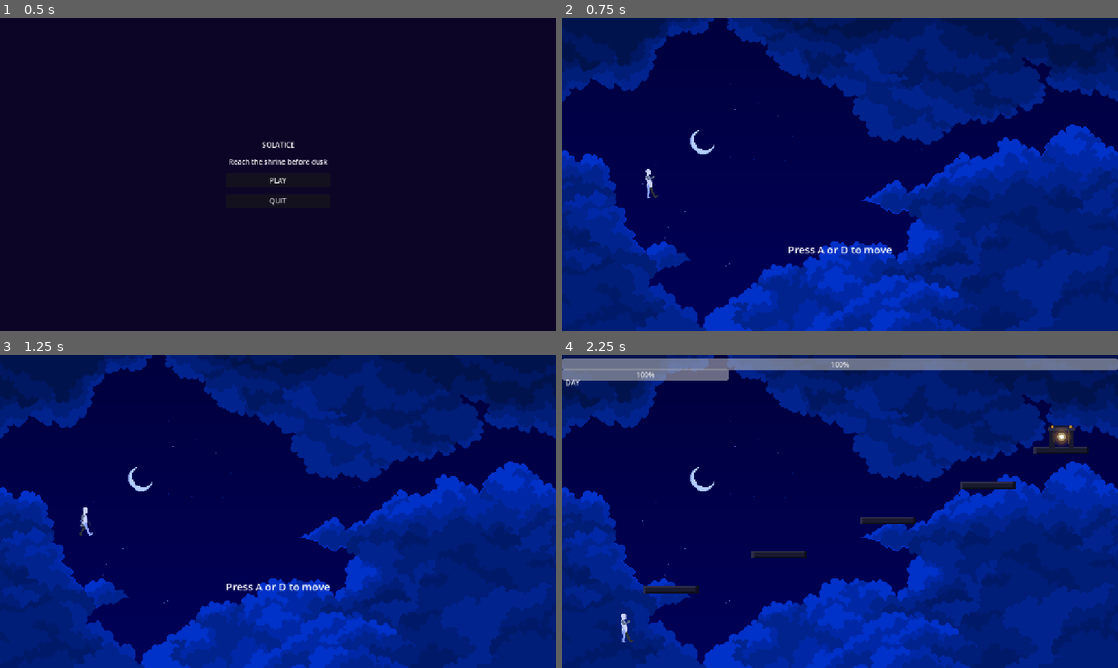
Above: before the commit, frames 1-4 (two rows, left to right).
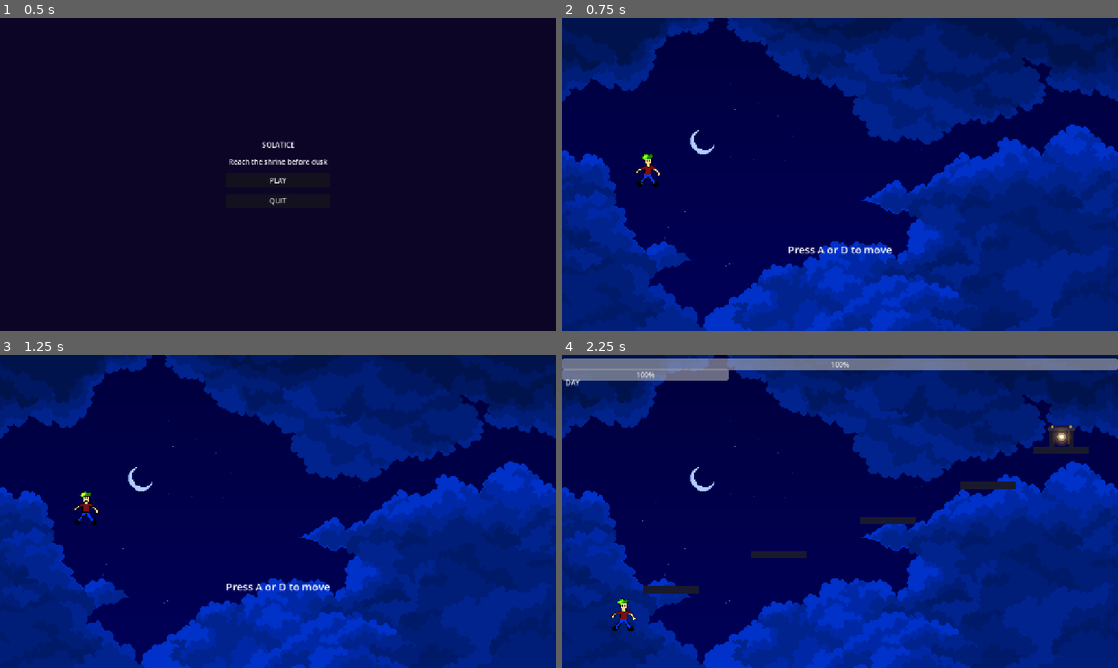
Above: after the commit, the same moments.

Repository: jchildree/Solatice-Gam-Jam-26
Game: Godot game, scene res://scenes/main_menu.tscn
Same seed, same stepped clock (60 frames per second), same inputs: the game is played once before the commit and once after it.
Inputs:
- Up to frame 1 (0.5 s): no input
- Up to frame 2 (0.75 s): click "PLAY" at 0.5 s
- Up to frame 3 (1.25 s): no input
- Up to frame 4 (2.25 s): tap A (move_left) at 1.25 s; hold Space (jump) 1.28-2.03 s; hold D (move_right) from 1.28 s (still down); tap Ctrl (dash) at 1.35 s; tap E (toggle) at 2 s; tap Space (jump) at 2.1 s

Frame 1 is identical in both runs. In frame 2, 0.3% of the frame differs, in the area x 13-18%, y 43-58%; in frame 3, 0.3%; in frame 4, 0.5%, in the area x 8-95%, y 29-92%.

Commit message:
fix: use custom character.png; generate platform textures at runtime
Player now shows character.png for all animation states instead of
craftpix placeholder. Scale 0.4 on AnimatedSprite2D fits the capsule.

Platform sprites generated via ImageTexture at exact collision size
(128x16) - eliminates SVG import dimension uncertainty that caused
visual/physics misalignment. No scale computation needed.

Phase 04 COMPLETE. Phase 05 (UI & Audio) now FOCUS.

Diff:
--- a/scripts/platform.gd
+++ b/scripts/platform.gd
@@ -4,20 +4,20 @@
 
 @export var platform_type: PlatformType = PlatformType.SOLID
 
-const TEXTURES = {
-	PlatformType.SOLID:       "res://assets/sprites/platform_solid.svg",
-	PlatformType.DAY_ONLY:    "res://assets/sprites/platform_day.svg",
-	PlatformType.SHADOW_ONLY: "res://assets/sprites/platform_shadow.svg",
+const COLORS = {
+	PlatformType.SOLID:       Color(0.10, 0.10, 0.18),
+	PlatformType.DAY_ONLY:    Color(0.80, 0.60, 0.20),
+	PlatformType.SHADOW_ONLY: Color(0.25, 0.20, 0.45),
 }
 
 @onready var collision: CollisionShape2D = $CollisionShape2D
 @onready var sprite: Sprite2D = $Sprite2D
 
 func _ready() -> void:
-	sprite.texture = load(TEXTURES[platform_type])
-	if sprite.texture and collision.shape is RectangleShape2D:
-		var sz: Vector2 = collision.shape.size
-		sprite.scale = Vector2(sz.x / sprite.texture.get_width(), sz.y / sprite.texture.get_height())
+	var sz: Vector2 = (collision.shape as RectangleShape2D).size
+	var img := Image.create(int(sz.x), int(sz.y), false, Image.FORMAT_RGBA8)
+	img.fill(COLORS[platform_type])
+	sprite.texture = ImageTexture.create_from_image(img)
 	DayNightManager.state_changed.connect(_on_state_changed)
 	_apply_state(DayNightManager.is_day)
 
--- a/scripts/player.gd
+++ b/scripts/player.gd
@@ -34,25 +34,15 @@
 
 func _setup_animations() -> void:
 	var frames := SpriteFrames.new()
-	_add_anim(frames, "idle", "res://assets/sprites/animations/Walking.png", range(12), 8.0, true)
-	_add_anim(frames, "run", "res://assets/sprites/animations/Running.png", range(12), 12.0, true)
-	_add_anim(frames, "jump", "res://assets/sprites/animations/Jumping.png", range(10), 14.0, false)
-	_add_anim(frames, "fall", "res://assets/sprites/animations/Falling.png", range(11), 8.0, true)
-	_add_anim(frames, "land", "res://assets/sprites/animations/Landing.png", range(6), 16.0, false)
-	_add_anim(frames, "dash", "res://assets/sprites/animations/Roll.png", range(9), 18.0, false)
+	var char_tex: Texture2D = load("res://assets/sprites/character.png")
+	for anim in ["idle", "run", "jump", "fall", "land", "dash"]:
+		frames.add_animation(anim)
+		frames.set_animation_speed(anim, 1.0)
+		frames.set_animation_loop(anim, anim == "idle" or anim == "run" or anim == "fall")
+		frames.add_frame(anim, char_tex)
 	$AnimatedSprite2D.sprite_frames = frames
+	$AnimatedSprite2D.scale = Vector2(0.4, 0.4)
 	$AnimatedSprite2D.animation_finished.connect(_on_animation_finished)
-
-func _add_anim(frames: SpriteFrames, anim: String, path: String, indices: Array, fps: float, loop: bool) -> void:
-	frames.add_animation(anim)
-	frames.set_animation_speed(anim, fps)
-	frames.set_animation_loop(anim, loop)
-	var tex: Texture2D = load(path)
-	for i in indices:
-		var atlas := AtlasTexture.new()
-		atlas.atlas = tex
-		atlas.region = Rect2(i * 128, 0, 128, 128)
-		frames.add_frame(anim, atlas)
 
 func _on_animation_finished() -> void:
 	if $AnimatedSprite2D.animation == "land":
Not shown, changed: docs/phase-status/INDEX.md
